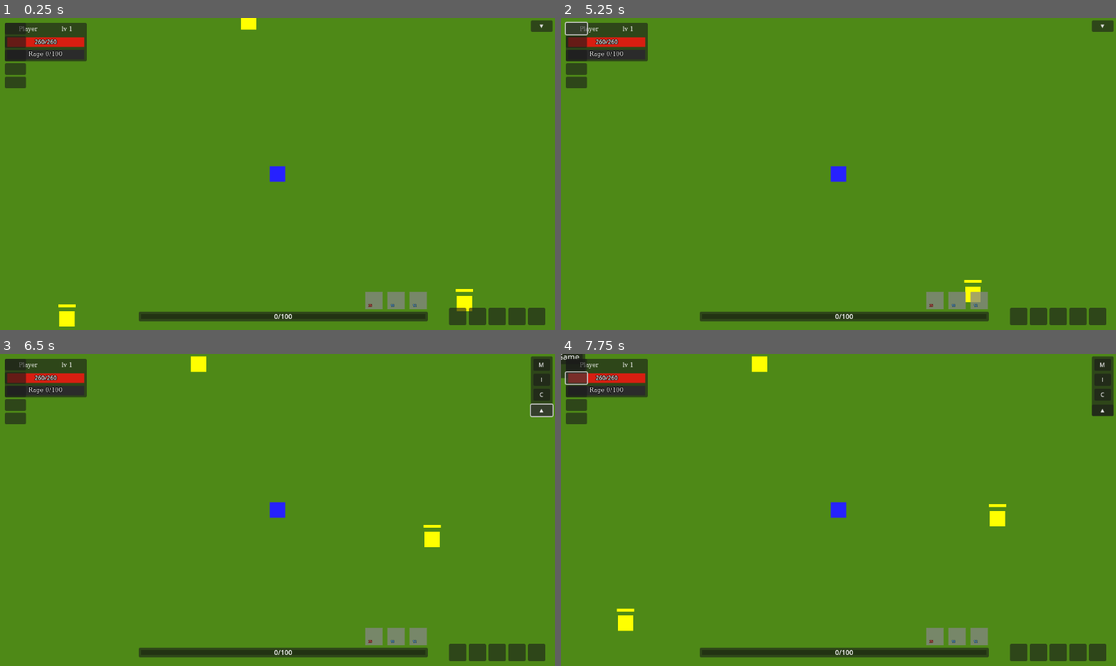
Above: before the commit, frames 1-4 (two rows, left to right).
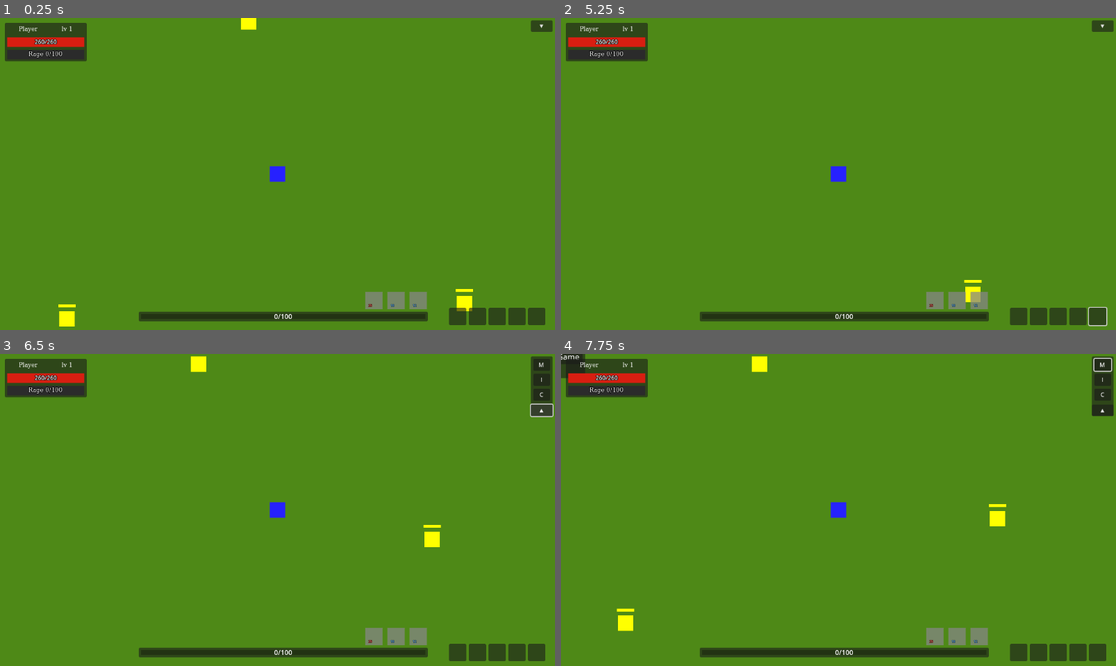
Above: after the commit, the same moments.

Repository: denisshkytko/mmo-mvp-godot
Game: Godot game, scene res://game/scenes/Main.tscn
The game is run twice, just before and just after one commit, with the same random seed, the same clock (stepped at 60 frames per second) and the same inputs. This scene is started directly instead of the project's main scene. The engine's default icon, where the game draws it, is replaced by a stand-in: a white triangle on a blue panel in a dark square.
Inputs (mouse positions are in pixels of both pictures, inside the frame that each line leads up to):
- Up to frame 1 (0.25 s): no input
- Up to frame 2 (5.25 s): drag from (977, 301) to (649, 326) at 0.52 s; click (1016, 317) at 1.25 s; click (1038, 317) at 2 s; click (1060, 317) at 2.75 s; click (1077, 317) at 3.5 s; click (1099, 317) at 4.25 s; click (577, 27) at 5.02 s
- Up to frame 3 (6.5 s): click "▼" at 5.75 s
- Up to frame 4 (7.75 s): click "M" at 6.5 s; click (577, 378) at 7.27 s

The runs differ from the first frame. In frame 1, 0.6% of the frame differs, in the area x 0-5%, y 1-23%; in frame 2, 0.6%; in frame 3, 0.6%; in frame 4, 0.5%.

Commit message:
Use scene quickbar only

Diff:
--- a/ui/game/hud/inventory_hud.gd
+++ b/ui/game/hud/inventory_hud.gd
@@ -79,7 +79,7 @@
 const _GRID_CFG_KEY_COLUMNS := "grid_columns"
 
 # Quick slots (5) - references to inventory slot indices
-var _quick_bar: VBoxContainer = null
+var _quick_bar: HBoxContainer = null
 var _quick_buttons: Array[Button] = []
 var _quick_refs: Array[String] = ["", "", "", "", ""]  # item_id per quick slot
 
@@ -1896,33 +1896,28 @@
 
 	# Quick bar is part of the scene (InventoryHUD.tscn) so you can edit it visually.
 	if _quick_bar == null:
-		_quick_bar = get_node_or_null("QuickBar") as VBoxContainer
+		_quick_bar = get_node_or_null("QuickBar") as HBoxContainer
 		if _quick_bar == null:
-			# Fallback (should not happen, but keeps project from breaking if node is removed).
-			_quick_bar = VBoxContainer.new()
-			_quick_bar.name = "QuickBar"
-			add_child(_quick_bar)
-			_quick_bar.position = Vector2(10, 10)
-			_quick_bar.size = Vector2(44, 220)
-		# Collect or create 5 buttons
+			push_error("InventoryHUD: QuickBar node missing from scene; quick slots disabled.")
+			return
+		# Collect 5 buttons from the scene (no runtime-created quick bar).
 		_quick_buttons = []
 		var kids := _quick_bar.get_children()
 		for i in range(min(5, kids.size())):
 			var b := kids[i] as Button
 			if b != null:
 				_quick_buttons.append(b)
-		while _quick_buttons.size() < 5:
-			var nb := Button.new()
-			nb.text = ""
-			nb.custom_minimum_size = Vector2(24, 24)
-			_quick_bar.add_child(nb)
-			_quick_buttons.append(nb)
+		if _quick_buttons.size() < 5:
+			push_error("InventoryHUD: QuickBar needs 5 buttons in the scene.")
+			return
 		for i in range(5):
 			var b := _quick_buttons[i]
 			b.text = ""
 			b.expand_icon = true
 			_ensure_quick_button_visuals(b)
-			b.pressed.connect(_on_quick_pressed.bind(i))
+			var cb := Callable(self, "_on_quick_pressed").bind(i)
+			if not b.pressed.is_connected(cb):
+				b.pressed.connect(cb)
 		_refresh_quick_bar()
 
 
